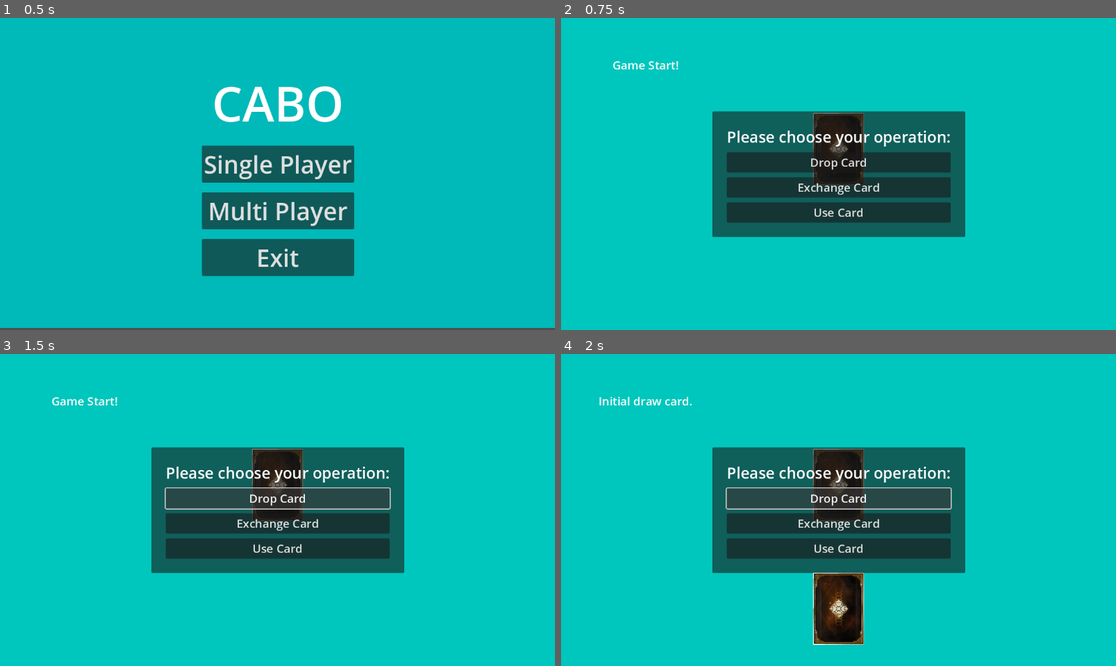
Above: before the commit, frames 1-4 (two rows, left to right).
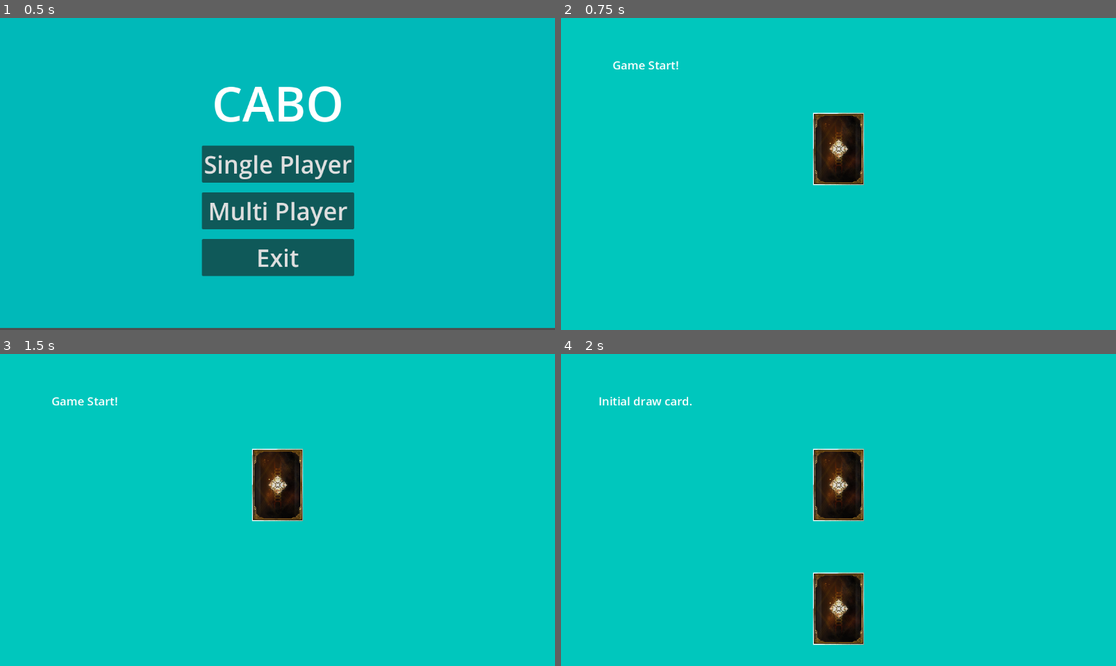
Above: after the commit, the same moments.

Repository: zhufree/CABO
Game: Godot game, scene res://Menu.tscn
The game is run twice, just before and just after one commit, with the same random seed, the same clock (stepped at 60 frames per second) and the same inputs.
Inputs (mouse positions are in pixels of both pictures, inside the frame that each line leads up to):
- Up to frame 1 (0.5 s): no input
- Up to frame 2 (0.75 s): click "Single Player" at 0.5 s
- Up to frame 3 (1.5 s): click (277, 497) at 1.25 s, where only the run before the commit has a clickable "Drop Card"
- Up to frame 4 (2 s): no input

Frame 1 is identical in both runs. In frame 2, 17% of the frame differs, in the area x 27-73%, y 29-71%; in frame 3, 17%; in frame 4, 17%.

Commit message:
update

Diff:
--- a/Card.gd
+++ b/Card.gd
@@ -1,19 +1,26 @@
 extends VBoxContainer
+class_name Card
+enum CardType {
+	PLAYER, TILE, HAND
+}
+enum CardStatus {
+	OPENED, CLOSED
+}
+@onready var front_img = $CenterContainer/Front
+@onready var front_container = $CenterContainer
+@onready var back_img = $Back
+@onready var extra_label = $CenterContainer/VBoxContainer/Extra
+@onready var number_img = $CenterContainer/VBoxContainer/Number
 
 var number = 0
-var extra_label
-var number_img
-var front_img
-var back_img
-var front_container
-var card_status = 'CLOSED'
-var card_type = "PLAYER" # player, tile, hand
+var index: int = -1 # 0,1,2,3
+var card_status = CardStatus.CLOSED
+var card_type = CardType.PLAYER
 signal draw_card
+signal drop_card(position)
+
 # Called when the node enters the scene tree for the first time.
 func _ready():
-	front_img = $CenterContainer/Front
-	front_container = $CenterContainer
-	back_img = $Back
 	front_img.texture = preload("res://assets/red_frame.png")
 	front_img.expand_mode = TextureRect.EXPAND_FIT_WIDTH_PROPORTIONAL
 	front_container.visible = false
@@ -22,8 +29,6 @@
 	back_img.visible = true
 	connect("gui_input",Callable(self,"on_card_click"))
 
-	extra_label = $CenterContainer/VBoxContainer/Extra
-	number_img = $CenterContainer/VBoxContainer/Number
 	var number_texture = load("res://assets/shuzi{num}.png".format({num=number}))
 	number_img.texture = number_texture
 	if number == 7 or number == 8:
@@ -39,39 +44,41 @@
 		extra_label.visible = false
 
 func close_card():
-	if card_status == "OPENED":
+	if card_status == CardStatus.OPENED:
 		front_container.visible = false
 		back_img.visible = true
-		card_status = "CLOSED"
+		card_status = CardStatus.CLOSED
 
 func reveal_card():
-	if card_status == "CLOSED":
+	if card_status == CardStatus.CLOSED:
 		front_container.visible = true
 		back_img.visible = false
-		card_status = "OPENED"
+		card_status = CardStatus.OPENED
 
 func on_card_click(event):
 	if not event is InputEventMouseButton:
 		return
 	if event.button_index == MOUSE_BUTTON_LEFT and event.pressed:
 		return
-	if card_type == "PLAYER":
-		if Global.game_status != "CHECK":
-			return
-		if Global.check_count > 1:
-			return
-		if card_status == "CLOSED":
-			reveal_card()
-			Global.check_count += 1
-			if Global.check_count == 2:
-				Global.game_status = "REMEMBER"
+	if card_type == CardType.PLAYER:
+		if Global.game_status == Global.Status.CHECK and Global.check_count < 2:
+			if card_status == CardStatus.CLOSED:
+				reveal_card()
+				Global.check_count += 1
+				if Global.check_count == 2:
+					Global.game_status = Global.Status.REMEMBER
+		elif Global.game_status == Global.Status.EXCHANGE:
+			drop()
 		else:
 			close_card()
-	elif card_type == "TILE" and Global.game_status == "DRAW": # TILE
+	elif card_type == CardType.TILE and Global.game_status == Global.Status.DRAW: # TILE
 		emit_signal("draw_card")
 
+func drop():
+	queue_free()
+	emit_signal("drop_card", index)
 
 # Called every frame. 'delta' is the elapsed time since the previous frame.
 func _process(delta):
-	if card_type == "PLAYER" and Global.game_status == "DRAW":
+	if card_type == CardType.PLAYER and Global.game_status == Global.Status.DRAW:
 		close_card()
--- a/Game.gd
+++ /dev/null
@@ -1,69 +0,0 @@
-class_name Game
-extends Node2D
-
-var playerHbox
-var notice_label
-var card_tile
-var hand_card
-
-var player_cards = []
-var player_cards_texture = []
-var card_scene = preload("res://Card.tscn")
-# Called when the node enters the scene tree for the first time.
-func _ready():
-	hand_card = $ColorRect/MarginContainer/HBoxContainer/VBoxContainer3/HandCard
-	notice_label = $ColorRect/MarginContainer/HBoxContainer/VBoxContainer/NoticeLabel
-	playerHbox = $ColorRect/MarginContainer/HBoxContainer/VBoxContainer2/PlayerCardContainer
-	card_tile = $ColorRect/MarginContainer/HBoxContainer/VBoxContainer2/VBoxContainer/CardTile
-	card_tile.card_type = "TILE"
-	#card_tile.connect("draw_card", self, "_on_draw_card")
-
-func add_default_cards():
-	for i in range(4):
-		var new_card = card_scene.instantiate()
-		var new_card_number = Global.cards.pick_random()
-		Global.cards.erase(new_card_number) # remove the card from cards
-		new_card.number = new_card_number
-		player_cards_texture.append(new_card)
-		playerHbox.add_child(new_card)
-		player_cards.append(new_card_number)
-		await get_tree().create_timer(0.5).timeout
-	notice_label.set_text("Now Choose two card to check.")
-	Global.game_status = "CHECK"
-
-
-func _process(delta):
-	if Global.game_status == "REMEMBER":
-		notice_label.set_text("Please remember your cards in 3 seconds.")
-		await get_tree().create_timer(3).timeout
-		Global.game_status = "DRAW"
-		notice_label.set_text("Now you can draw a card.")
-
-
-func _on_start_countdown_timeout():
-	notice_label.set_text("Initial draw card.")
-	add_default_cards()
-
-
-func _on_draw_timer_timeout():
-	pass # Replace with function body.
-
-
-func _on_card_tile_draw_card():
-	var new_card = card_scene.instantiate()
-	new_card.number = Global.cards.pop_front()
-	new_card.card_type = "HAND"
-	hand_card.add_child(new_card)
-	new_card.reveal_card()
-
-
-func _on_drop_card_btn_pressed():
-	pass # Replace with function body.
-
-
-func _on_exchange_card_btn_pressed():
-	pass # Replace with function body.
-
-
-func _on_use_card_btn_pressed():
-	pass # Replace with function body.
--- a/Global.gd
+++ b/Global.gd
@@ -1,5 +1,9 @@
 extends Node
-var game_status = "INIT"
+# Gamme Status, mainly used to decide how to react when click cards
+enum Status {
+	INIT, CHECK, REMEMBER, DRAW, EXCHANGE, USE, DROP
+}
+var game_status = Status.INIT
 var check_count = 0
 var cards = Cards.init_cards.duplicate()
 # Called when the node enters the scene tree for the first time.
--- /dev/null
+++ b/Main.gd
@@ -0,0 +1,92 @@
+class_name Game
+extends Node2D
+
+var player_cards = []
+var current_draw_card
+var player_cards_texture = []
+var card_scene = preload("res://Card.tscn")
+var round = 0
+
+@onready var hand_card = $ColorRect/MarginContainer/HBoxContainer/VBoxContainer3/HandCard
+@onready var notice_label = $ColorRect/MarginContainer/HBoxContainer/VBoxContainer/NoticeLabel
+@onready var card_tile = $ColorRect/MarginContainer/HBoxContainer/VBoxContainer2/VBoxContainer/CardTile
+@onready var player_card_container = $ColorRect/MarginContainer/HBoxContainer/VBoxContainer2/PlayerCardContainer
+@onready var hud = $HUD
+
+# Called when the node enters the scene tree for the first time.
+func _ready():
+	hud.hide()
+	card_tile.card_type = Card.CardType.TILE
+	#card_tile.connect("draw_card", self, "_on_draw_card")
+
+func add_default_cards():
+	for i in range(4):
+		var new_card = card_scene.instantiate()
+		var new_card_number = Global.cards.pick_random()
+		Global.cards.erase(new_card_number) # remove the card from cards
+		new_card.number = new_card_number
+		new_card.index = i
+		player_cards_texture.append(new_card)
+		player_card_container.add_child(new_card)
+		player_cards.append(new_card_number)
+		await get_tree().create_timer(0.5).timeout
+	notice_label.set_text("Now Choose two card to check.")
+	Global.game_status = Global.Status.CHECK
+
+
+func _process(delta):
+	if Global.game_status == Global.Status.REMEMBER:
+		notice_label.set_text("Please remember your cards in 3 seconds.")
+		await get_tree().create_timer(3).timeout
+		Global.game_status = Global.Status.DRAW
+		notice_label.set_text("Now you can draw a card.")
+
+
+func _on_start_countdown_timeout():
+	notice_label.set_text("Initial draw card.")
+	add_default_cards()
+
+
+func _on_draw_timer_timeout():
+	# force draw a card
+	_on_card_tile_draw_card()
+
+
+func _on_card_tile_draw_card():
+	var new_card = card_scene.instantiate()
+	new_card.number = Global.cards.pop_front()
+	new_card.card_type = Card.CardType.HAND
+	hand_card.add_child(new_card)
+	current_draw_card = new_card
+	new_card.reveal_card()
+	hud.show()
+
+
+func _on_drop_card_btn_pressed():
+	notice_label.set_text("You dropped the card[{num}] you drawed.".format({num=current_draw_card.number}))
+	current_draw_card.drop()
+	round += 1
+	# next round
+	hud.hide()
+	Global.game_status = Global.Status.DRAW
+
+func _on_exchange_card_btn_pressed():
+	hud.hide()
+	notice_label.set_text("You choose to exchange this card with your hand cards.")
+	await get_tree().create_timer(1).timeout
+	notice_label.set_text("Choose a card to exchange.")
+
+
+func _on_use_card_btn_pressed():
+	notice_label.set_text("You choose to use this card.")
+	# check if the card has function and use the function
+
+
+func _on_card_tile_drop_card(index):
+	if Global.game_status == Global.Status.EXCHANGE:
+		player_cards[index] = current_draw_card
+		if index == 3:
+			player_card_container.add_child(player_cards[index])
+		else:
+			player_cards[index+1].add_sibling(player_cards[index])
+		current_draw_card = null
--- a/Game.tscn
+++ b/Main.tscn
@@ -1,10 +1,59 @@
 [gd_scene load_steps=3 format=3 uid="uid://badpk6jmpibd"]
 
-[ext_resource type="Script" path="res://Game.gd" id="1_g0wvs"]
-[ext_resource type="PackedScene" uid="uid://d4ev3ldonnqu0" path="res://Card.tscn" id="2_q8i0p"]
+[ext_resource type="Script" path="res://Main.gd" id="1_xuuuq"]
+[ext_resource type="PackedScene" uid="uid://d4ev3ldonnqu0" path="res://Card.tscn" id="2_00ohj"]
 
 [node name="Node2D" type="Node2D"]
-script = ExtResource("1_g0wvs")
+script = ExtResource("1_xuuuq")
+
+[node name="HUD" type="CanvasLayer" parent="."]
+
+[node name="CenterContainer" type="CenterContainer" parent="HUD"]
+anchors_preset = 8
+anchor_left = 0.5
+anchor_top = 0.5
+anchor_right = 0.5
+anchor_bottom = 0.5
+offset_left = -382.5
+offset_top = -170.5
+offset_right = 382.5
+offset_bottom = 170.5
+grow_horizontal = 2
+grow_vertical = 2
+
+[node name="PanelContainer" type="PanelContainer" parent="HUD/CenterContainer"]
+layout_mode = 2
+
+[node name="MarginContainer" type="MarginContainer" parent="HUD/CenterContainer/PanelContainer"]
+layout_mode = 2
+theme_override_constants/margin_left = 30
+theme_override_constants/margin_top = 30
+theme_override_constants/margin_right = 30
+theme_override_constants/margin_bottom = 30
+
+[node name="VBoxContainer" type="VBoxContainer" parent="HUD/CenterContainer/PanelContainer/MarginContainer"]
+layout_mode = 2
+theme_override_constants/separation = 10
+
+[node name="Label" type="Label" parent="HUD/CenterContainer/PanelContainer/MarginContainer/VBoxContainer"]
+layout_mode = 2
+theme_override_font_sizes/font_size = 32
+text = "Please choose your operation:"
+
+[node name="DropCardBtn" type="Button" parent="HUD/CenterContainer/PanelContainer/MarginContainer/VBoxContainer"]
+layout_mode = 2
+theme_override_font_sizes/font_size = 24
+text = "Drop Card"
+
+[node name="ExchangeCardBtn" type="Button" parent="HUD/CenterContainer/PanelContainer/MarginContainer/VBoxContainer"]
+layout_mode = 2
+theme_override_font_sizes/font_size = 24
+text = "Exchange Card"
+
+[node name="UseCardBtn" type="Button" parent="HUD/CenterContainer/PanelContainer/MarginContainer/VBoxContainer"]
+layout_mode = 2
+theme_override_font_sizes/font_size = 24
+text = "Use Card"
 
 [node name="ColorRect" type="ColorRect" parent="."]
 offset_right = 1152.0
@@ -103,54 +152,6 @@
 layout_mode = 2
 size_flags_vertical = 3
 
-[node name="CenterContainer" type="CenterContainer" parent="ColorRect"]
-layout_mode = 1
-anchors_preset = 8
-anchor_left = 0.5
-anchor_top = 0.5
-anchor_right = 0.5
-anchor_bottom = 0.5
-offset_left = -382.5
-offset_top = -170.5
-offset_right = 382.5
-offset_bottom = 170.5
-grow_horizontal = 2
-grow_vertical = 2
-
-[node name="PanelContainer" type="PanelContainer" parent="ColorRect/CenterContainer"]
-layout_mode = 2
-
-[node name="MarginContainer" type="MarginContainer" parent="ColorRect/CenterContainer/PanelContainer"]
-layout_mode = 2
-theme_override_constants/margin_left = 30
-theme_override_constants/margin_top = 30
-theme_override_constants/margin_right = 30
-theme_override_constants/margin_bottom = 30
-
-[node name="VBoxContainer" type="VBoxContainer" parent="ColorRect/CenterContainer/PanelContainer/MarginContainer"]
-layout_mode = 2
-theme_override_constants/separation = 10
-
-[node name="Label" type="Label" parent="ColorRect/CenterContainer/PanelContainer/MarginContainer/VBoxContainer"]
-layout_mode = 2
-theme_override_font_sizes/font_size = 32
-text = "Please choose your operation:"
-
-[node name="DropCardBtn" type="Button" parent="ColorRect/CenterContainer/PanelContainer/MarginContainer/VBoxContainer"]
-layout_mode = 2
-theme_override_font_sizes/font_size = 24
-text = "Drop Card"
-
-[node name="ExchangeCardBtn" type="Button" parent="ColorRect/CenterContainer/PanelContainer/MarginContainer/VBoxContainer"]
-layout_mode = 2
-theme_override_font_sizes/font_size = 24
-text = "Exchange Card"
-
-[node name="UseCardBtn" type="Button" parent="ColorRect/CenterContainer/PanelContainer/MarginContainer/VBoxContainer"]
-layout_mode = 2
-theme_override_font_sizes/font_size = 24
-text = "Use Card"
-
 [node name="DrawTimer" type="Timer" parent="."]
 wait_time = 5.0
 
@@ -161,9 +162,10 @@
 one_shot = true
 autostart = true
 
+[connection signal="pressed" from="HUD/CenterContainer/PanelContainer/MarginContainer/VBoxContainer/DropCardBtn" to="." method="_on_drop_card_btn_pressed"]
+[connection signal="pressed" from="HUD/CenterContainer/PanelContainer/MarginContainer/VBoxContainer/ExchangeCardBtn" to="." method="_on_exchange_card_btn_pressed"]
+[connection signal="pressed" from="HUD/CenterContainer/PanelContainer/MarginContainer/VBoxContainer/UseCardBtn" to="." method="_on_use_card_btn_pressed"]
 [connection signal="draw_card" from="ColorRect/MarginContainer/HBoxContainer/VBoxContainer2/VBoxContainer/CardTile" to="." method="_on_card_tile_draw_card"]
-[connection signal="pressed" from="ColorRect/CenterContainer/PanelContainer/MarginContainer/VBoxContainer/DropCardBtn" to="." method="_on_drop_card_btn_pressed"]
-[connection signal="pressed" from="ColorRect/CenterContainer/PanelContainer/MarginContainer/VBoxContainer/ExchangeCardBtn" to="." method="_on_exchange_card_btn_pressed"]
-[connection signal="pressed" from="ColorRect/CenterContainer/PanelContainer/MarginContainer/VBoxContainer/UseCardBtn" to="." method="_on_use_card_btn_pressed"]
+[connection signal="drop_card" from="ColorRect/MarginContainer/HBoxContainer/VBoxContainer2/VBoxContainer/CardTile" to="." method="_on_card_tile_drop_card"]
 [connection signal="timeout" from="DrawTimer" to="." method="_on_draw_timer_timeout"]
 [connection signal="timeout" from="StartCountdown" to="." method="_on_start_countdown_timeout"]
--- a/Menu.gd
+++ b/Menu.gd
@@ -13,7 +13,7 @@
 
 func _on_single_player_btn_pressed():
 	# jump to new scene
-	get_tree().change_scene_to_file("Game.tscn")
+	get_tree().change_scene_to_file("Main.tscn")
 
 
 func _on_exit_btn_pressed():
Not shown: 1 places in Main.tscn that only renumber resources
Renamed: data/Cards.gd -> data/CardData.gd
